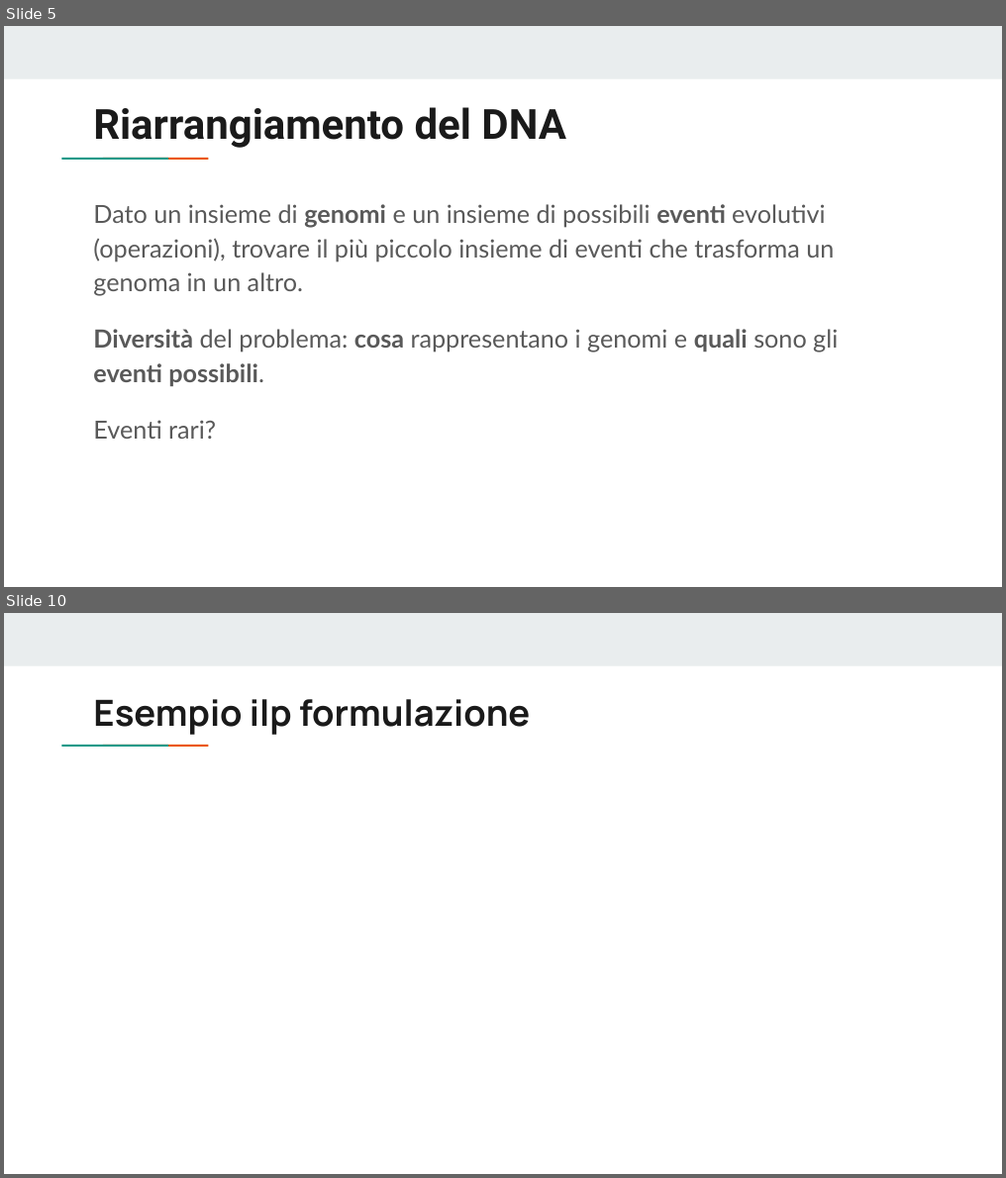
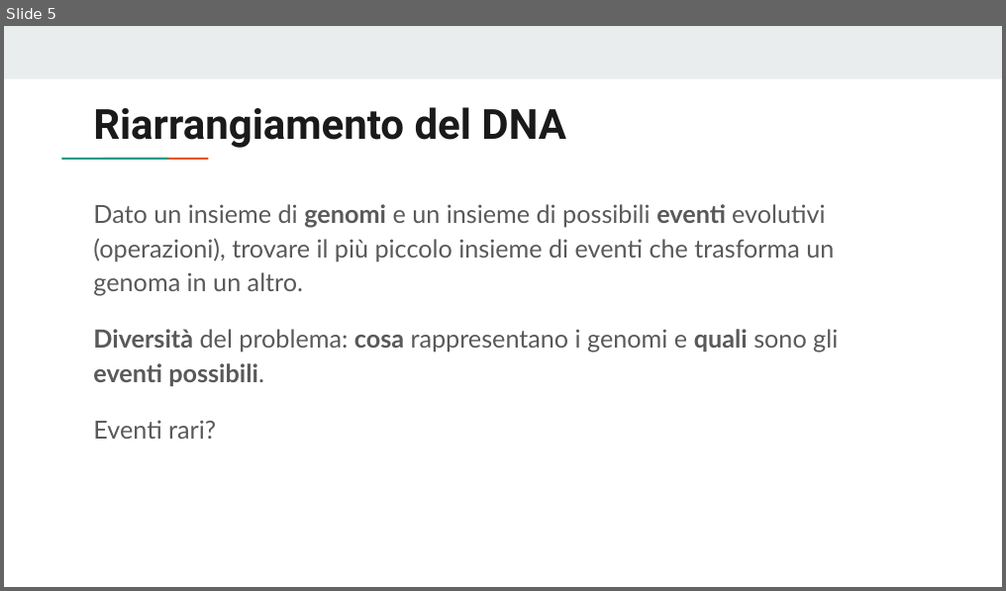
Before and after one commit to avivace/dna-recombination, a slide deck: thesis/slides/slides.pptx. Shown one above the other, each under a label of ours: slides 5 and 10 before the commit, slide 5 after it; the slides between them are not shown. The pictures are 1006x1178 and 1006x591 pixels, drawn with LibreOffice and Linux fonts; fonts in the diff are those of the drawing. Boxes give left, top, right and bottom in pixels: in the first picture for what was removed or moved away, otherwise in the second. Text is boxed around its words. In the diff, an @@ line names an element or a change of style, - is before the commit and + after.

```diff
--- a/thesis/slides/slides.pptx
+++ b/thesis/slides/slides.pptx
@@ slide 10 removed at <box>4,613,1002,1174</box>, background #FFFFFF; not listed: 3 template elements that a slide beside it also shows @@
@@ title removed at <box>93,699,530,735</box> @@
-Esempio ilp formulazione
```
Also in this commit, not shown: 4 slides changed, 4 slides added, 2 other slides removed, 1 other file.
